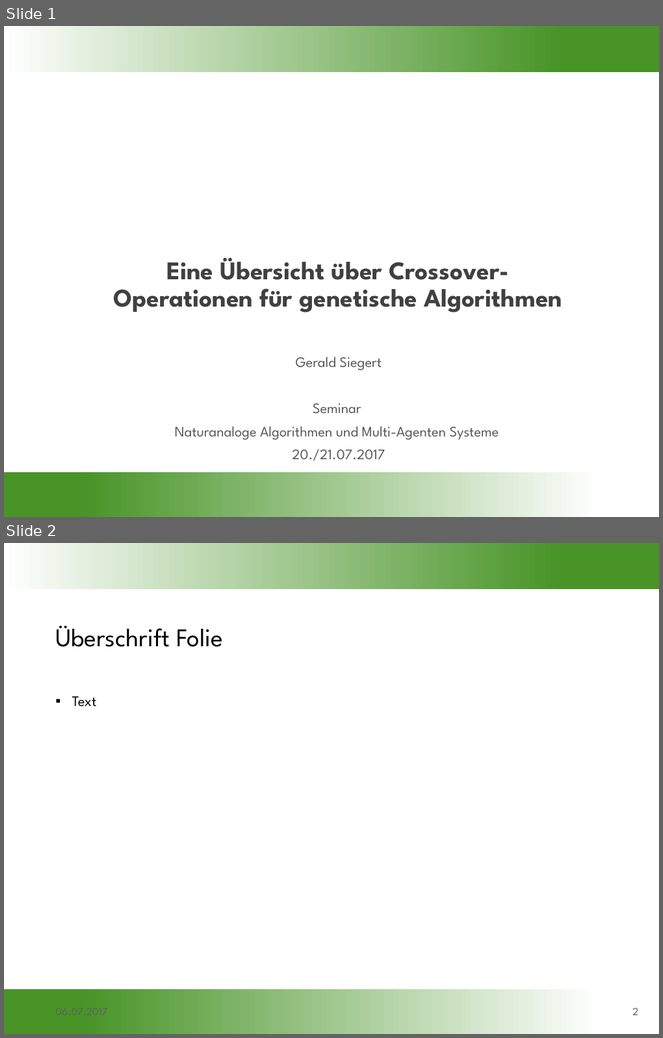
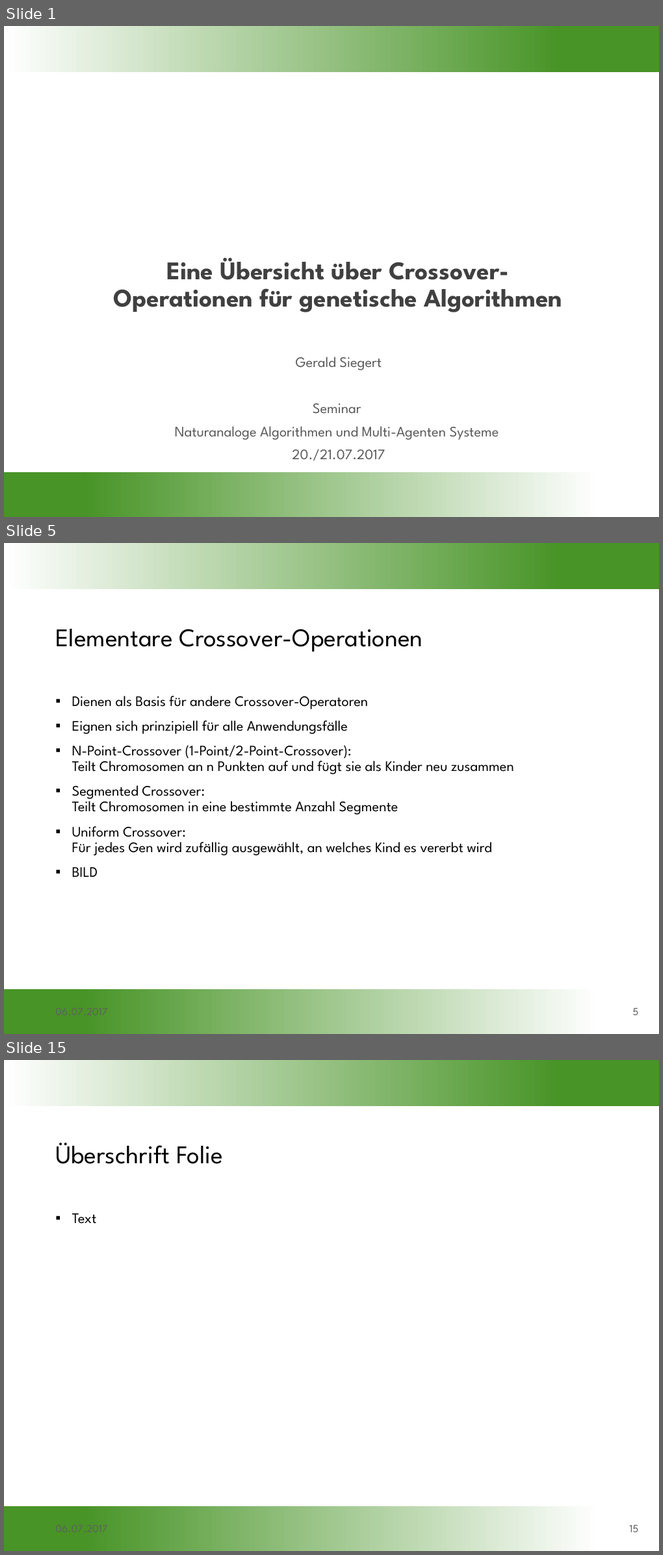
Before and after one commit to gobo7793/OC-Seminar, a slide deck: Vortragsfolien.pptx. Shown one above the other, each under a label of ours: slides 1 and 2 before the commit, slides 1, 5 and 15 after it; the slides between them are not shown. The pictures are 663x1038 and 663x1555 pixels, drawn with LibreOffice and Linux fonts; fonts in the diff are those of the drawing; background and template pictures are left out. Boxes give left, top, right and bottom in pixels: in the first picture for what was removed or moved away, otherwise in the second. Text is boxed around its words. In the diff, an @@ line names an element or a change of style, - is before the commit and + after.

```diff
--- a/Vortragsfolien.pptx
+++ b/Vortragsfolien.pptx
@@ slide 5 added at (x1=4, y1=543, x2=659, y2=1034), background #FFFFFF; not listed: 2 template elements that a slide beside it also shows @@
@@ title added at (x1=55, y1=629, x2=423, y2=652), 28 pt, text #000000 @@
+Elementare Crossover-Operationen
@@ text added at (x1=72, y1=696, x2=514, y2=877), 16 pt, text #000000 @@
+▪ Dienen als Basis für andere Crossover-Operatoren
+▪ Eignen sich prinzipiell für alle Anwendungsfälle
+▪ N-Point-Crossover (1-Point/2-Point-Crossover):
+  Teilt Chromosomen an n Punkten auf und fügt sie als Kinder neu zusammen
+▪ Segmented Crossover:
+  Teilt Chromosomen in eine bestimmte Anzahl Segmente
+▪ Uniform Crossover:
+  Für jedes Gen wird zufällig ausgewählt, an welches Kind es vererbt wird
+▪ BILD
@@ text added at (x1=50, y1=999, x2=196, y2=1025), 12 pt, text #5F5F5F @@
+06.07.2017
@@ page number added at (x1=633, y1=1008, x2=639, y2=1016), 12 pt, text #5F5F5F @@
+5
@@ what was slide 2 is now slide 15 @@
@@ page number at (x1=630, y1=1525, x2=639, y2=1533): text changed @@
-2
+15
```
Also in this commit, not shown: 12 other slides added.
